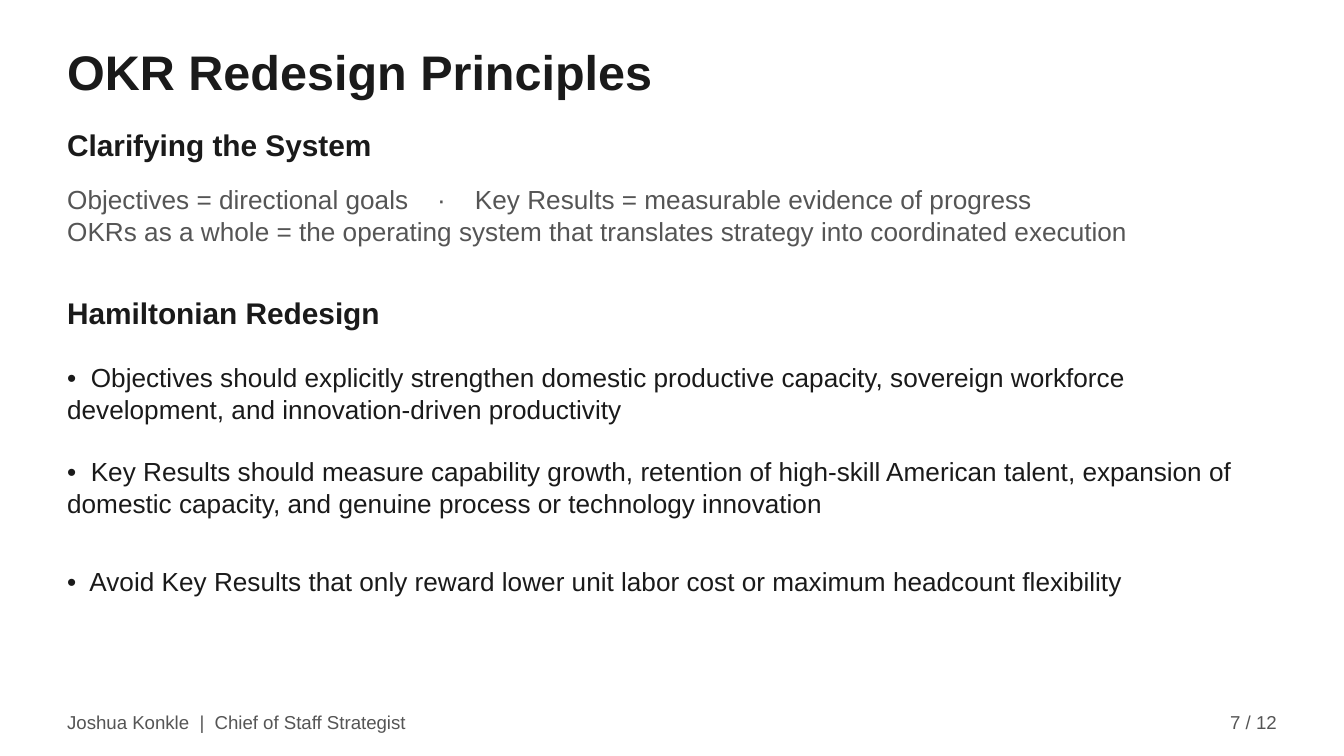
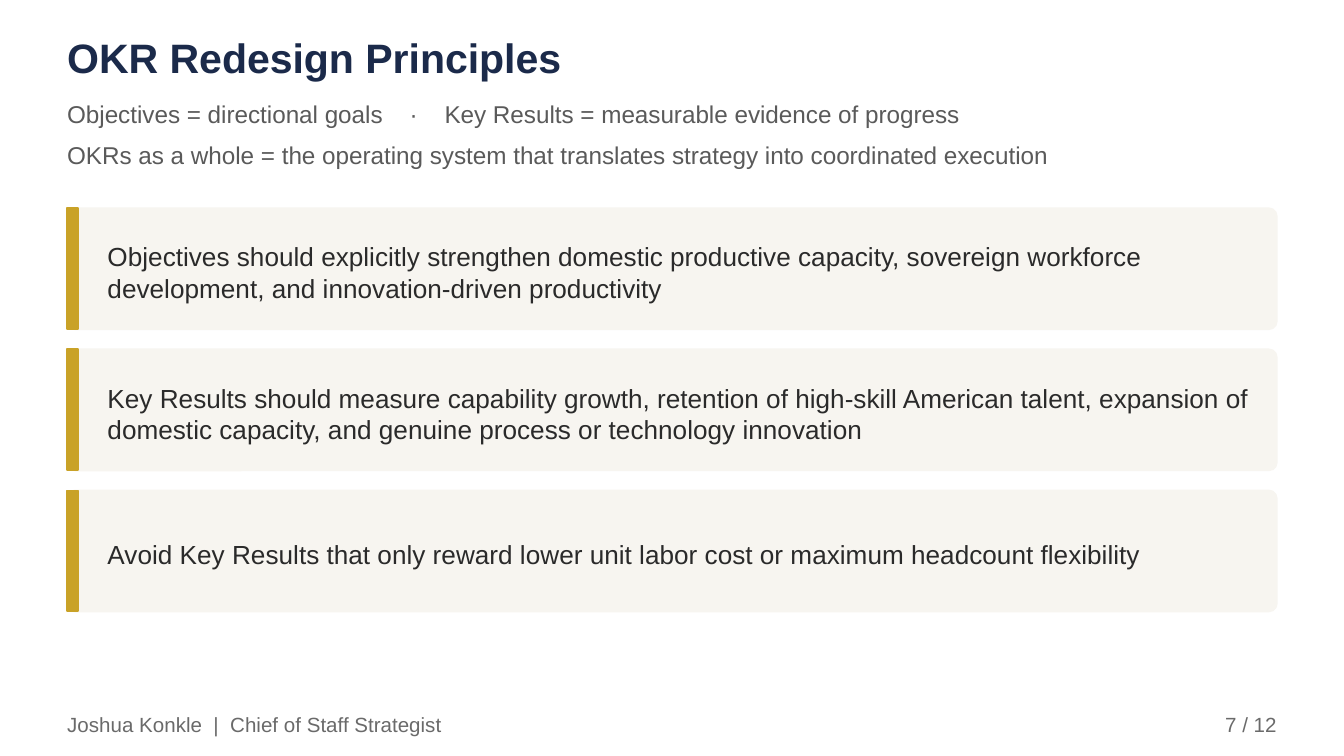
Before and after one commit to joshuakonkle/Hamilton-System, a slide deck: slide 7 of docs/webinar-resources/Module2-BMC-American-System-Hamiltonian-OKRs.pptx. Drawn at 1344x756 pixels with LibreOffice and Linux fonts; fonts in the diff are those of the drawing. Boxes give left, top, right and bottom in pixels: in the first picture for what was removed or moved away, otherwise in the second. Text is boxed around its words. In the diff, an @@ line names an element or a change of style, - is before the commit and + after.

Commit message:
design v2 added to these
no material content changes, only design elements to match the company design guide as applied to the EOS files first.

```diff
--- a/docs/webinar-resources/Module2-BMC-American-System-Hamiltonian-OKRs.pptx
+++ b/docs/webinar-resources/Module2-BMC-American-System-Hamiltonian-OKRs.pptx
@@ rectangle added at (0, 0, 1344, 755), fill #FFFFFF, outline #FFFFFF 1 pt @@
@@ text "OKR Redesign Principles" at (67, 43, 561, 81): size 26 to 22 pt, text colour #1A1A1A to #1B2A4A @@
@@ text "Objectives = directional goals · ...": place and size @@
-text "Objectives = directional goals · ..." at (67, 190, 1126, 246)
+text "Objectives = directional goals · ..." at (67, 105, 959, 128)
@@ text "Objectives = directional goals · ..." at (67, 105, 959, 128): size 14 to 13 pt, text colour #555555 to #5A5A5A @@
@@ text at (67, 146, 1048, 169): text changed; size 16 to 13 pt; text colour #1A1A1A to #5A5A5A; bold off @@
-Clarifying the System
+OKRs as a whole = the operating system that translates strategy into coordinated execution
@@ rounded rectangle added at (67, 208, 1277, 329), fill #F7F5F0, outline #F7F5F0 1 pt @@
@@ rectangle added at (67, 208, 78, 329), fill #C9A227, outline #C9A227 1 pt @@
@@ text at (67, 222, 1126, 246): paragraph removed @@
-OKRs as a whole = the operating system that translates strategy into coordinated execution
@@ text at (107, 247, 1140, 304): text changed; text colour #1A1A1A to #2A2A2A @@
-• Objectives should explicitly strengthen domestic productive capacity, sovereign workforce development, and innovation-driven productivity
+Objectives should explicitly strengthen domestic productive capacity, sovereign workforce development, and innovation-driven productivity
@@ text removed at (67, 302, 380, 329) @@
-Hamiltonian Redesign
@@ rounded rectangle added at (67, 349, 1277, 470), fill #F7F5F0, outline #F7F5F0 1 pt @@
@@ rectangle added at (67, 349, 78, 470), fill #C9A227, outline #C9A227 1 pt @@
@@ text at (107, 389, 1248, 445): text changed; text colour #1A1A1A to #2A2A2A @@
-• Key Results should measure capability growth, retention of high-skill American talent, expansion of domestic capacity, and genuine process or technology innovation
+Key Results should measure capability growth, retention of high-skill American talent, expansion of domestic capacity, and genuine process or technology innovation
@@ rounded rectangle added at (67, 491, 1277, 612), fill #F7F5F0, outline #F7F5F0 1 pt @@
@@ rectangle added at (67, 491, 78, 612), fill #C9A227, outline #C9A227 1 pt @@
@@ text at (107, 545, 1140, 570): text changed; text colour #1A1A1A to #2A2A2A @@
-• Avoid Key Results that only reward lower unit labor cost or maximum headcount flexibility
+Avoid Key Results that only reward lower unit labor cost or maximum headcount flexibility
@@ text "Joshua Konkle | Chief of ..." at (67, 717, 441, 736): size 10 to 11 pt, text colour #555555 to #6A6A6A @@
@@ text "7 / 12" at (1225, 717, 1277, 732): size 10 to 11 pt, text colour #555555 to #6A6A6A @@
```
Also in this commit, not shown: 11 other slides changed, 9 other files.
